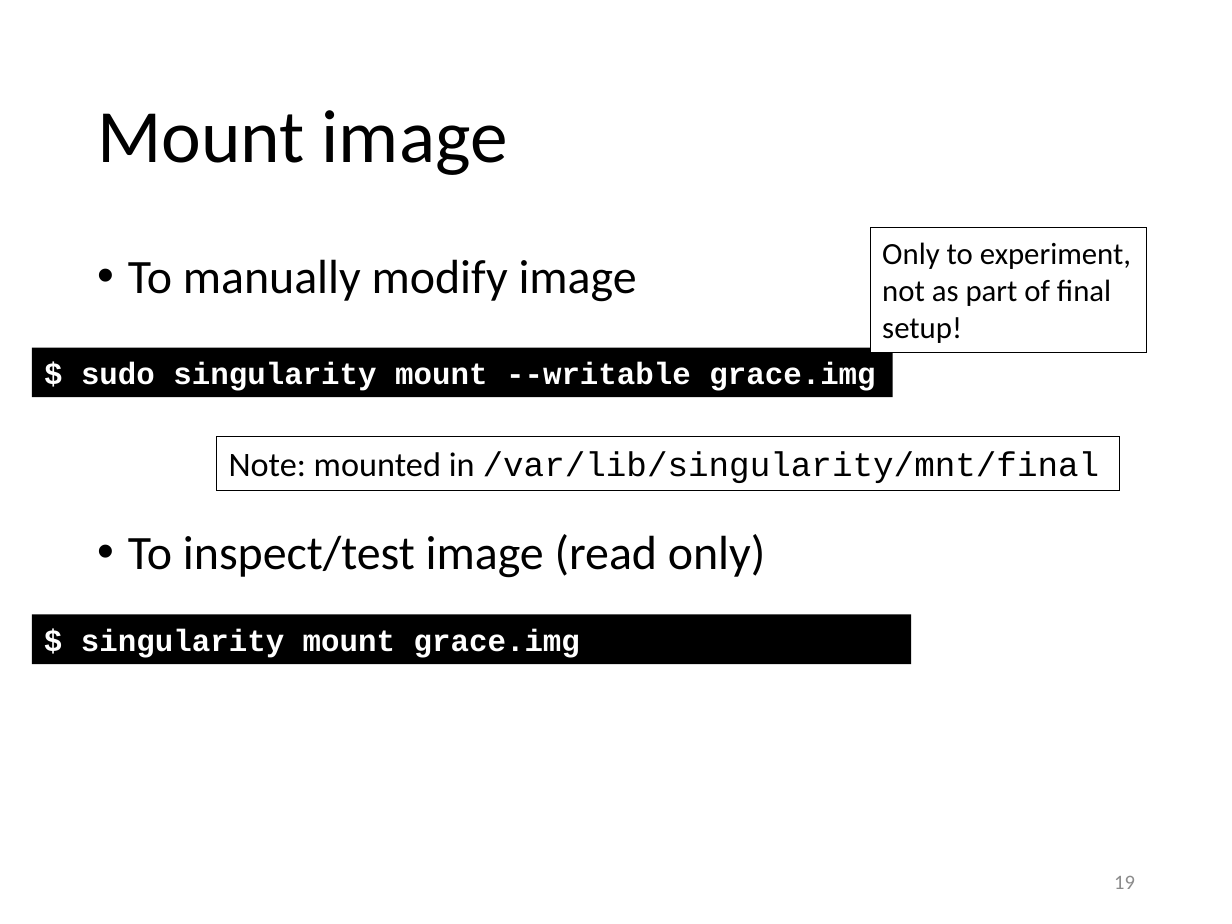
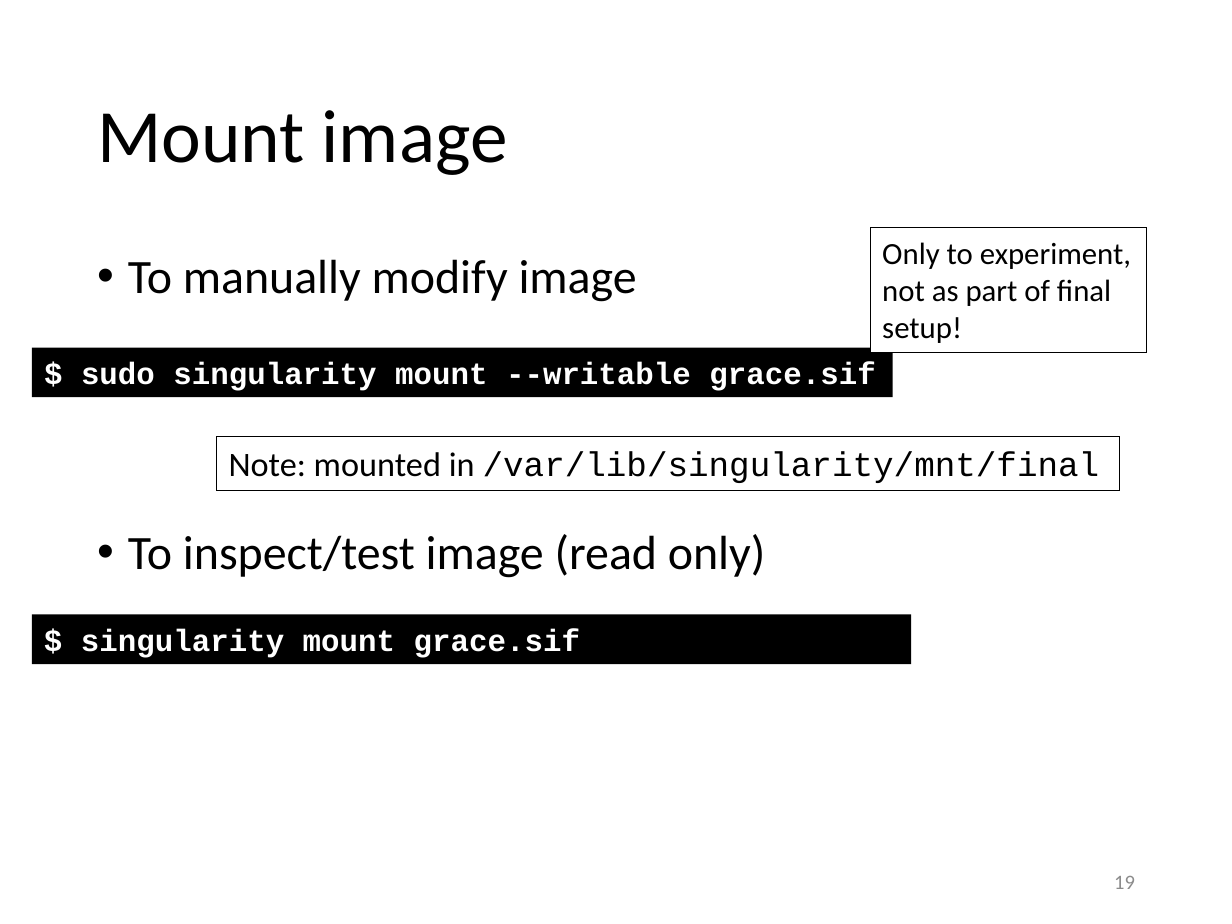
Before and after one commit to gjbex/Containers-for-HPC, a slide deck: slide 19 of singularity.pptx. Drawn at 1232x924 pixels with LibreOffice and Linux fonts; fonts in the diff are those of the drawing. Boxes give left, top, right and bottom in pixels: in the first picture for what was removed or moved away, otherwise in the second. Text is boxed around its words. In the diff, an @@ line names an element or a change of style, - is before the commit and + after.

Commit message:
Fix typos

```diff
--- a/singularity.pptx
+++ b/singularity.pptx
@@ text in rectangle at (81, 362, 875, 391): text changed @@
-$ sudo singularity mount --writable grace.img
+$ sudo singularity mount --writable grace.sif
@@ text in rectangle at (81, 629, 580, 658): text changed @@
-$ singularity mount grace.img
+$ singularity mount grace.sif
```
Also in this commit, not shown: 2 other slides changed.
